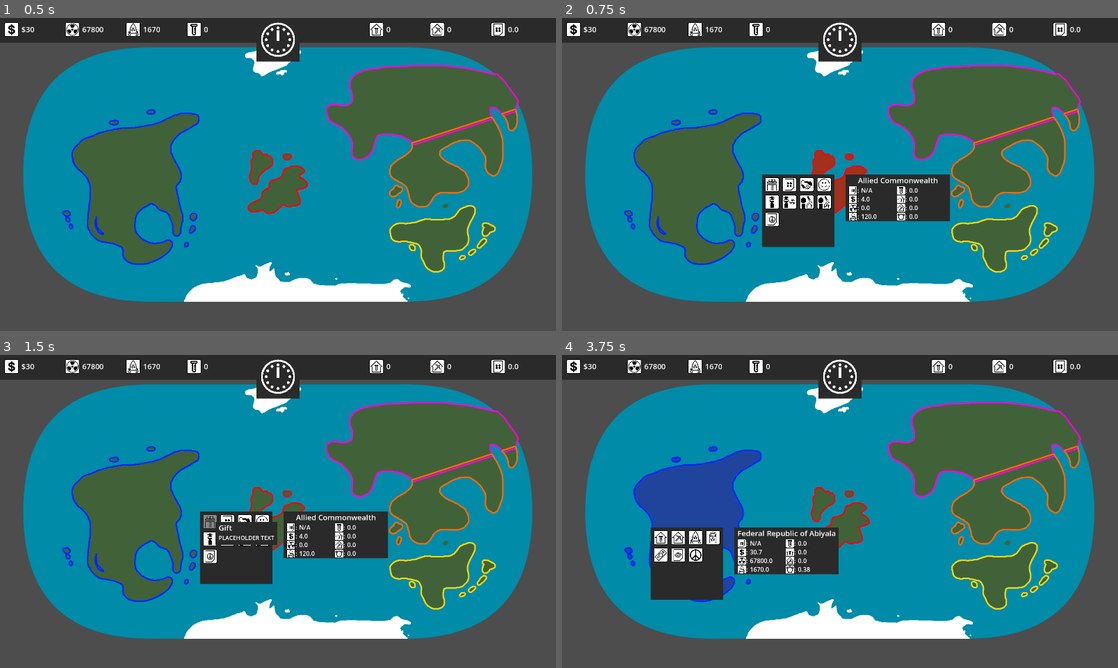
Above: before the commit, frames 1-4 (two rows, left to right).
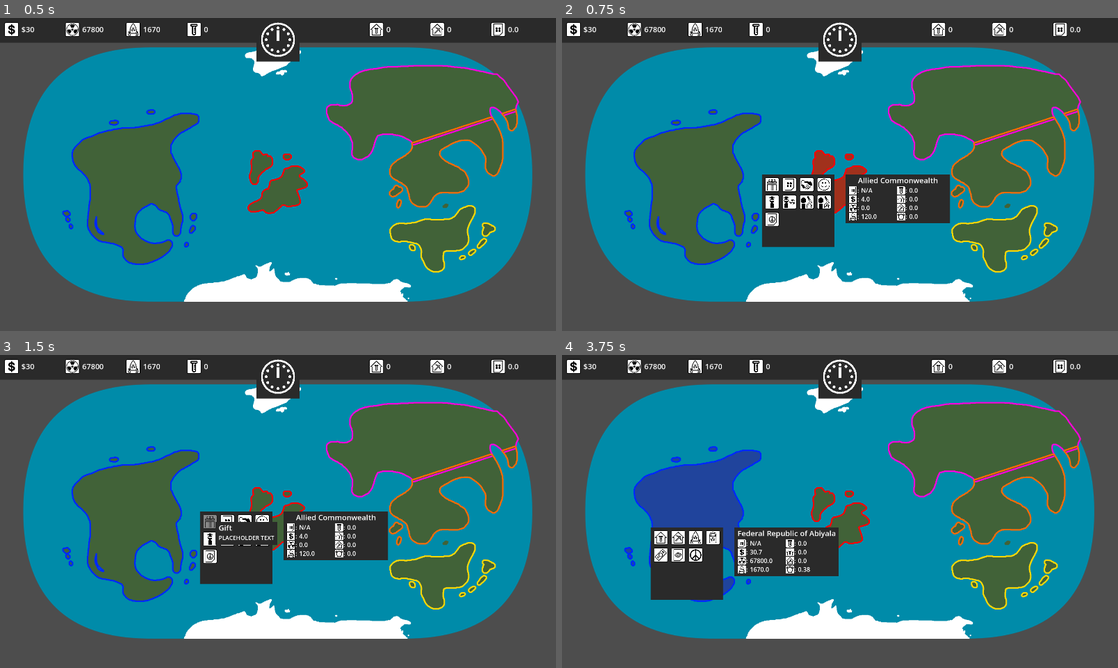
Above: after the commit, the same moments.

Repository: Stev51/gmtk-jam-2026
Game: Godot game, scene res://scenes/main.tscn
Two runs of this game, one before a commit and one after it. Both use one fixed random seed, a clock stepped at 60 frames per second and the inputs below.
Inputs (mouse positions are in pixels of both pictures, inside the frame that each line leads up to):
- Up to frame 1 (0.5 s): no input
- Up to frame 2 (0.75 s): tap Enter at 0.5 s; hold 1 (x1_speed) from 0.53 s (still down); click (840, 174) at 0.67 s
- Up to frame 3 (1.5 s): release 1 (x1_speed) at 1.25 s; click (211, 520) at 1.27 s
- Up to frame 4 (3.75 s): click (773, 520) at 2.02 s; click (773, 520) at 2.77 s; tap Space (pause) at 3.5 s; move the mouse to (728, 527) at 3.52 s; tap 2 (x2_speed) at 3.6 s; click (728, 527) at 3.67 s

Frame 1 is identical in both runs. In frame 2, 0.1% of the frame differs, in the area x 51-70%, y 64-66%; in frame 3, 0.1%; in frame 4, 0.1%.

Commit message:
Resource hovers

Diff:
--- a/scenes/country_hover_box.tscn
+++ b/scenes/country_hover_box.tscn
@@ -16,7 +16,7 @@
 layout_mode = 0
 offset_left = 20.0
 offset_right = 380.0
-offset_bottom = 162.0
+offset_bottom = 168.0
 mouse_filter = 2
 color = Color(0.16470589, 0.16470589, 0.16470589, 1)
 
--- a/scenes/gui.tscn
+++ b/scenes/gui.tscn
@@ -48,6 +48,7 @@
 anchors_preset = 0
 offset_right = 885.0
 offset_bottom = 85.0
+mouse_filter = 2
 script = ExtResource("1_jqlde")
 
 [node name="GridContainer" type="GridContainer" parent="TopBar/ResourceDisplays" unique_id=1709750397]
@@ -56,24 +57,29 @@
 offset_top = 15.0
 offset_right = 1920.0
 offset_bottom = 85.0
+mouse_filter = 2
 theme_override_constants/h_separation = 210
 theme_override_constants/v_separation = 100
 columns = 10
 
 [node name="Money" parent="TopBar/ResourceDisplays/GridContainer" unique_id=417750439 instance=ExtResource("1_mfius")]
 layout_mode = 2
+title = "Money"
 icon = ExtResource("3_08a8y")
 
 [node name="Uranium" parent="TopBar/ResourceDisplays/GridContainer" unique_id=1717653351 instance=ExtResource("1_mfius")]
 layout_mode = 2
+title = "Uranium"
 icon = ExtResource("4_v3be1")
 
 [node name="Nukes" parent="TopBar/ResourceDisplays/GridContainer" unique_id=2050375959 instance=ExtResource("1_mfius")]
 layout_mode = 2
+title = "Nuclear Warheads"
 icon = ExtResource("5_xqxrh")
 
 [node name="Research" parent="TopBar/ResourceDisplays/GridContainer" unique_id=635031890 instance=ExtResource("1_mfius")]
 layout_mode = 2
+title = "Research Progress"
 icon = ExtResource("6_qupqx")
 
 [node name="BlankSpacer" parent="TopBar/ResourceDisplays/GridContainer" unique_id=984680270 instance=ExtResource("1_mfius")]
@@ -84,14 +90,18 @@
 
 [node name="Labs" parent="TopBar/ResourceDisplays/GridContainer" unique_id=1588233358 instance=ExtResource("1_mfius")]
 layout_mode = 2
+title = "Labs"
 icon = ExtResource("7_jw8q3")
 
 [node name="Mines" parent="TopBar/ResourceDisplays/GridContainer" unique_id=536699157 instance=ExtResource("1_mfius")]
 layout_mode = 2
+title = "Mines"
 icon = ExtResource("8_bglms")
 
 [node name="Influence" parent="TopBar/ResourceDisplays/GridContainer" unique_id=1027774118 instance=ExtResource("1_mfius")]
 layout_mode = 2
+title = "Self-Influence"
+description = "Your influence on your own country."
 icon = ExtResource("9_xqxrh")
 
 [node name="ClockDisplay" parent="TopBar" unique_id=1149426984 instance=ExtResource("1_efmwq")]
@@ -109,6 +119,7 @@
 offset_top = 37.5
 offset_right = 1070.0
 offset_bottom = 77.5
+mouse_filter = 2
 
 [node name="CountryHoverBox" parent="." unique_id=1145551380 instance=ExtResource("2_mfius")]
 visible = false
--- a/scenes/menu_hover_box.tscn
+++ b/scenes/menu_hover_box.tscn
@@ -3,7 +3,7 @@
 [ext_resource type="Script" uid="uid://bjtxpow1q4i8a" path="res://scripts/menu_hover_box.gd" id="1_kj2uk"]
 
 [node name="MenuHoverBox" type="Control" unique_id=228512387]
-z_index = 100
+z_index = 101
 layout_mode = 3
 anchors_preset = 15
 anchor_right = 1.0
--- a/scenes/resource_display.tscn
+++ b/scenes/resource_display.tscn
@@ -1,16 +1,19 @@
 [gd_scene format=3 uid="uid://72546vffaj3k"]
 
 [ext_resource type="Script" uid="uid://bb26gyw8ig0w2" path="res://scripts/resource_display.gd" id="1_bsg47"]
+
+[sub_resource type="RectangleShape2D" id="RectangleShape2D_jp26k"]
+size = Vector2(50, 50)
 
 [node name="Resource" type="Control" unique_id=635031890]
 layout_mode = 3
 anchors_preset = 0
 offset_right = 40.0
 offset_bottom = 40.0
+mouse_behavior_recursive = 2
 script = ExtResource("1_bsg47")
 
 [node name="ResourceCount" type="RichTextLabel" parent="." unique_id=1299760325]
-z_index = 3
 layout_mode = 0
 offset_left = 59.0
 offset_top = 6.0
@@ -22,6 +25,14 @@
 autowrap_mode = 0
 
 [node name="ResourceSprite" type="Sprite2D" parent="." unique_id=168067230]
-z_index = 3
 scale = Vector2(0.1, 0.1)
 centered = false
+
+[node name="Area2D" type="Area2D" parent="." unique_id=2055302027]
+
+[node name="CollisionShape2D" type="CollisionShape2D" parent="Area2D" unique_id=893908519]
+position = Vector2(25, 25)
+shape = SubResource("RectangleShape2D_jp26k")
+
+[connection signal="mouse_entered" from="Area2D" to="." method="_on_area_2d_mouse_entered"]
+[connection signal="mouse_exited" from="Area2D" to="." method="_on_area_2d_mouse_exited"]
--- a/scripts/menu_hover_box.gd
+++ b/scripts/menu_hover_box.gd
@@ -10,8 +10,14 @@
 	hide()
 
 func _input(event) -> void:
-	if visible and event is InputEventMouseMotion:
+
+	if event is InputEventMouseMotion:
+
 		position = event.position
+
+		var buffer = background_node.size.x + 20
+		if 1920 - position.x < buffer:
+			position.x = 1920 - buffer
 
 func hover(title: String, desc: String) -> void:
 	hovered += 1
@@ -29,5 +35,10 @@
 	description_node.text = desc
 
 func set_boundaries() -> void:
+
 	background_node.size.x = max(title_node.size.x, description_node.size.x) + 20
-	background_node.size.y = title_node.size.y + description_node.size.y + 10
+
+	var size_y = title_node.size.y + 10
+	if description_node.text != "":
+		size_y += description_node.size.y
+	background_node.size.y = size_y
--- a/scripts/resource_display.gd
+++ b/scripts/resource_display.gd
@@ -1,6 +1,8 @@
 @tool
 extends Control
 
+@export var title: String = ""
+@export var description: String = ""
 @export var icon: Texture2D
 
 @onready var count_node = $ResourceCount
@@ -19,3 +21,11 @@
 
 func set_text(text: String) -> void:
 	count_node.text = text
+
+func _on_area_2d_mouse_entered() -> void:
+	if self.title != "":
+		MenuHoverBox.hover(title, description)
+
+func _on_area_2d_mouse_exited() -> void:
+	if self.title != "":
+		MenuHoverBox.unhover()
